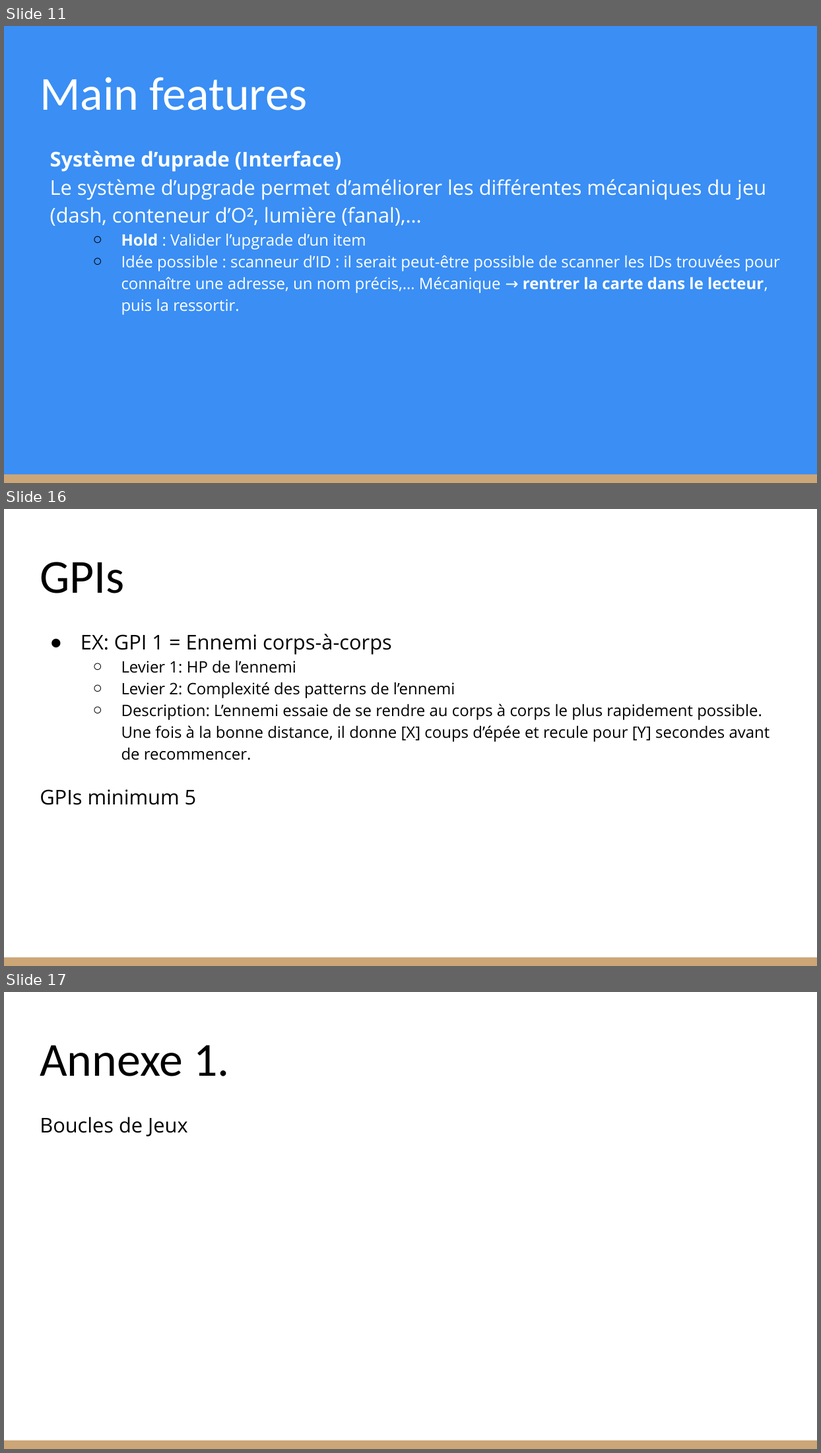
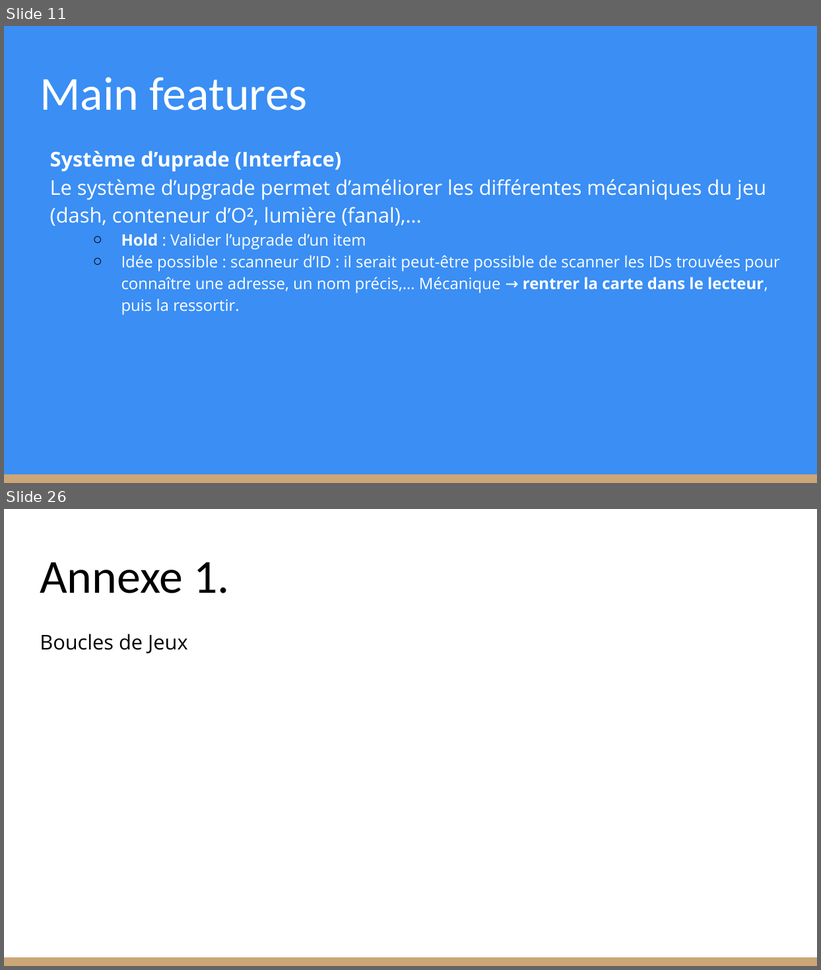
Before and after one commit to KevinBachelierBart/TPGeneraux, a slide deck: Bachelier_Kevin_SintaZaranie.pptx. Shown one above the other, each under a label of ours: slides 11, 16 and 17 before the commit, slides 11 and 26 after it; the slides between them are not shown. The pictures are 821x1453 and 821x970 pixels, drawn with LibreOffice and Linux fonts; fonts in the diff are those of the drawing. Boxes give left, top, right and bottom in pixels: in the first picture for what was removed or moved away, otherwise in the second. Text is boxed around its words. In the diff, an @@ line names an element or a change of style, - is before the commit and + after.

```diff
--- a/Bachelier_Kevin_SintaZaranie.pptx
+++ b/Bachelier_Kevin_SintaZaranie.pptx
@@ slide 16 removed at box(4, 509, 817, 966), background #FFFFFF; not listed: 1 template element that a slide beside it also shows @@
@@ title removed at box(40, 562, 125, 593) @@
-GPIs
@@ text removed at box(40, 634, 770, 805) @@
-● EX: GPI 1 = Ennemi corps-à-corps
-  ○ Levier 1: HP de l’ennemi
-  ○ Levier 2: Complexité des patterns de l’ennemi
-  ○ Description: L’ennemi essaie de se rendre au corps à corps le plus rapidement possible. Une fois à la bonne distance, il donne [X] coups d’épée et recule pour [Y] secondes avant de recommencer.
-GPIs minimum 5
@@ what was slide 17 is now slide 26 @@
```
Also in this commit, not shown: 3 slides changed, 11 slides added, 1 other slide removed.
